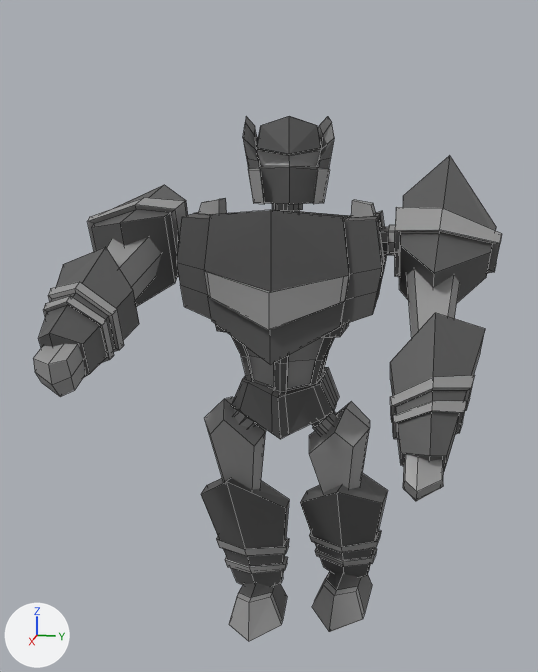
What one commit did to the Blender file Assets/Models/mech_angular.blend.
The view is the same before and after, from a 50 mm lens placed at (11.61, 2.03, 1.92), pointed at (0.46, -0.2, -0.87). The axes (+X, +Y, +Z) are drawn at lower left. The lights are the same throughout. Mesh edges are drawn as thin lines.

Names of what the first picture shows: 'Angular_Arm_L', 'Angular_Arm_R', 'Angular_Head', 'Angular_Leg_L', 'Angular_Leg_R', 'Angular_Torso'.
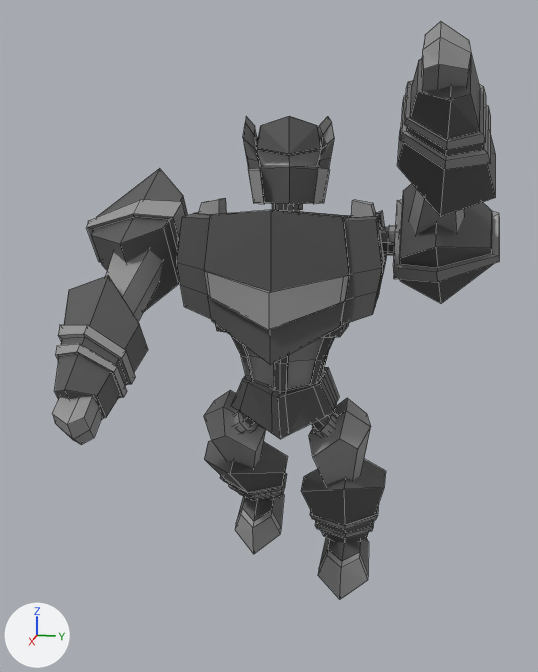
Location of each change, (x1, y1, x2, y2) in pixels of the pictures (538 x 672 px):
```json
{"object": "Angular_Arm_L", "change": "turned", "before": [388, 156, 502, 501], "after": [388, 21, 500, 303]}
{"object": "Angular_Arm_R", "change": "turned", "before": [33, 185, 188, 397], "after": [52, 168, 188, 445]}
{"object": "Angular_Leg_R", "change": "turned", "before": [201, 397, 289, 641], "after": [204, 390, 288, 554]}
{"object": "Angular_Leg_L", "change": "turned", "before": [300, 402, 388, 632], "after": [301, 398, 386, 599]}
```

Scene script edits in JSON lines:
```json
{"op": "set", "path": "ob_angular_arm_r.rotation_euler", "old": "(0.0, -1.231, 0.0)", "new": "(0.0, -0.992, 0.0)", "note": "degrees (0, -71, 0) -> degrees (0, -57, 0)"}
{"op": "set", "path": "ob_angular_leg_r.rotation_euler", "old": "(0.126, 0.00062, -0.000546)", "new": "(0.0, 0.667, 0.0)", "note": "degrees (7.2, 0, -0) -> degrees (0, 38, 0)"}
{"op": "set", "path": "ob_angular_arm_l.rotation_euler", "old": "(0.0, -0.756, 0.0)", "new": "(0.0, -2.229, 0.0)", "note": "degrees (0, -43, 0) -> degrees (0, -128, 0)"}
{"op": "set", "path": "ob_angular_leg_l.rotation_euler", "old": "(-0.0143, 0.189, -0.182)", "new": "(0.0, 0.434, 0.0)", "note": "degrees (-0.8, 11, -10) -> degrees (0, 25, 0)"}
```
